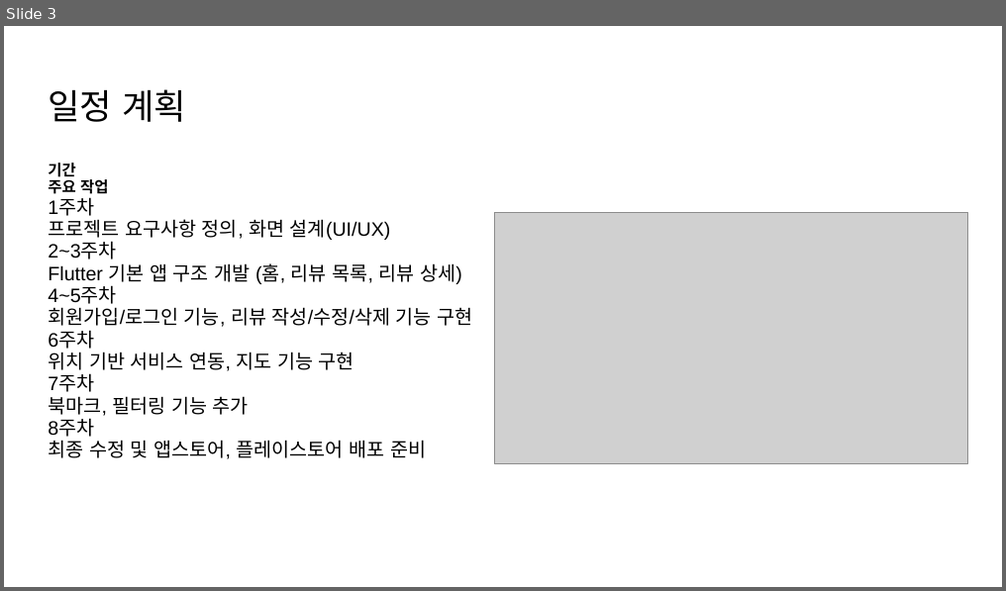
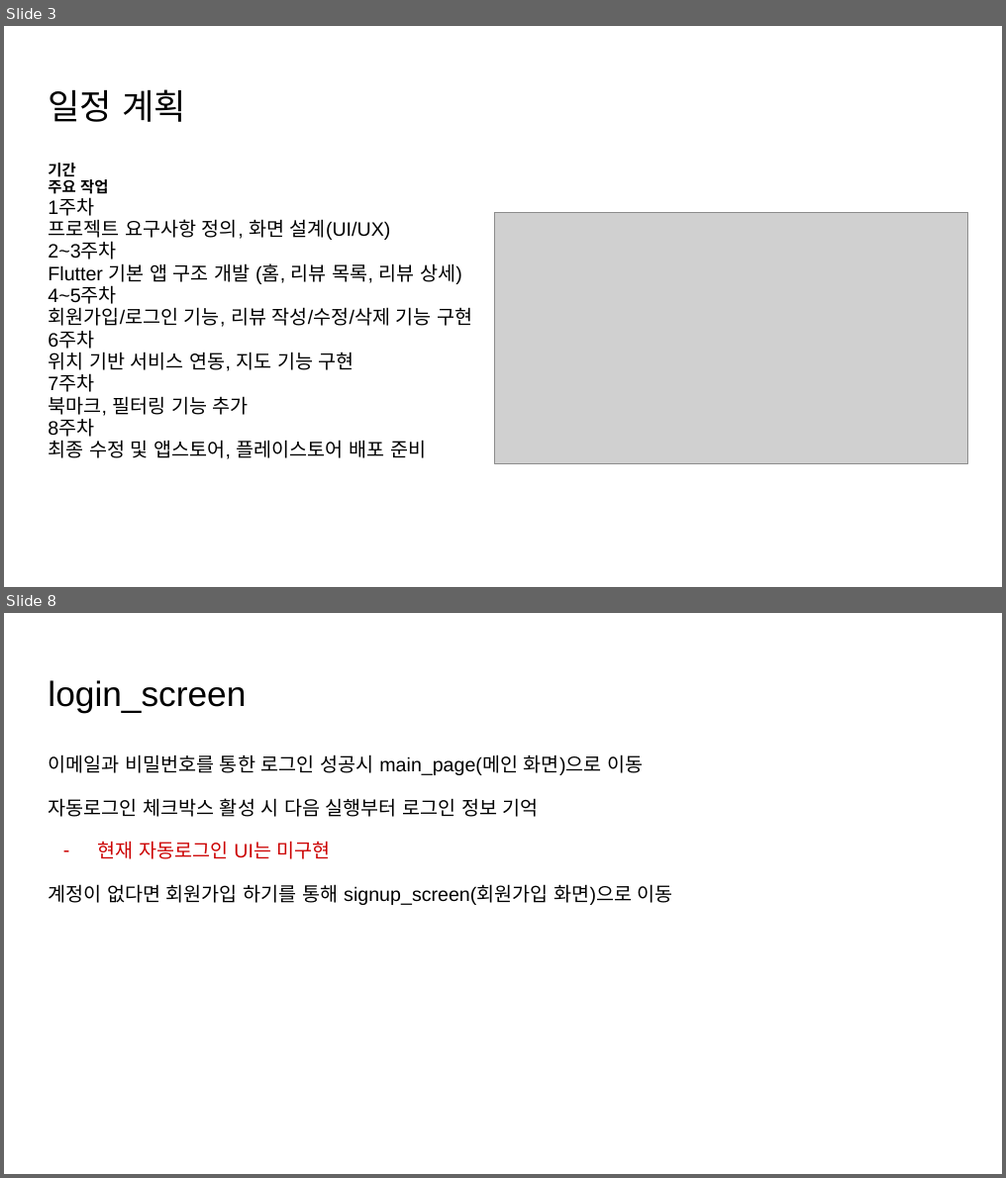
Before and after one commit to yurei55/TIL, a slide deck: K-Taste.pptx. Shown one above the other, each under a label of ours: slide 3 before the commit, slides 3 and 8 after it; the slides between them are not shown. The pictures are 1006x591 and 1006x1178 pixels, drawn with LibreOffice and Linux fonts; fonts in the diff are those of the drawing; grey boxes stand for pictures. Boxes give left, top, right and bottom in pixels: in the first picture for what was removed or moved away, otherwise in the second. Text is boxed around its words. In the diff, an @@ line names an element or a change of style, - is before the commit and + after.

```diff
--- a/K-Taste.pptx
+++ b/K-Taste.pptx
@@ slide 8 added at (4, 613, 1002, 1174), background #FFFFFF @@
@@ title added at (48, 680, 246, 712), 25.2 pt, text #000000 @@
+login_screen
@@ text added at (48, 755, 673, 905), 14 pt, text #000000 @@
+이메일과 비밀번호를 통한 로그인 성공시 main_page(메인 화면)으로 이동
+자동로그인 체크박스 활성 시 다음 실행부터 로그인 정보 기억
+– 현재 자동로그인 UI는 미구현
+계정이 없다면 회원가입 하기를 통해 signup_screen(회원가입 화면)으로 이동
```
Also in this commit, not shown: 4 slides changed, 8 other slides added, 1 slide removed.
